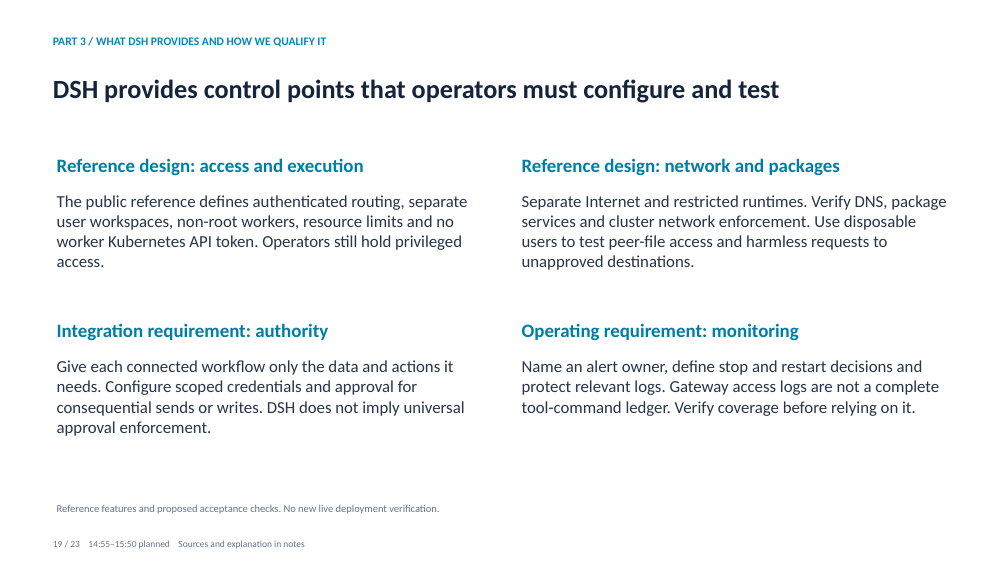
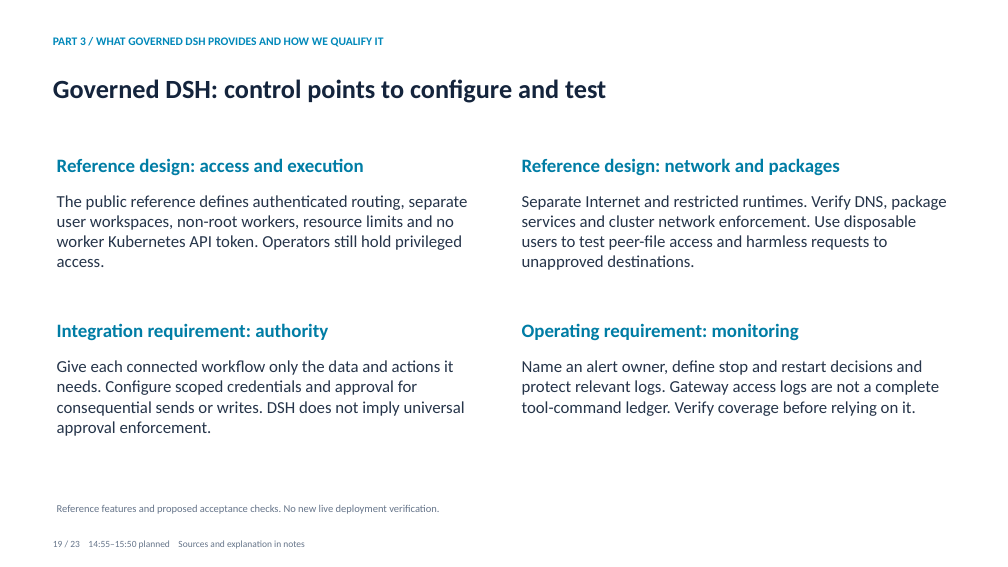
Before and after one commit to skunpoj/dsh_setup, a slide deck: slide 19 of docs/presentations/guarding-the-value-stream/Guarding_the_Value_Stream.pptx. Drawn at 1008x567 pixels with LibreOffice and Linux fonts; fonts in the diff are those of the drawing. Boxes give left, top, right and bottom in pixels: in the first picture for what was removed or moved away, otherwise in the second. Text is boxed around its words. In the diff, an @@ line names an element or a change of style, - is before the commit and + after.

```diff
--- a/docs/presentations/guarding-the-value-stream/Guarding_the_Value_Stream.pptx
+++ b/docs/presentations/guarding-the-value-stream/Guarding_the_Value_Stream.pptx
@@ text at <box>53,37,384,47</box>: text changed @@
-PART 3 / WHAT DSH PROVIDES AND HOW WE QUALIFY IT
+PART 3 / WHAT GOVERNED DSH PROVIDES AND HOW WE QUALIFY IT
@@ text at <box>53,79,606,103</box>: text changed @@
-DSH provides control points that operators must configure and test
+Governed DSH: control points to configure and test
```
Also in this commit, not shown: 5 other slides changed, 2 other files.
